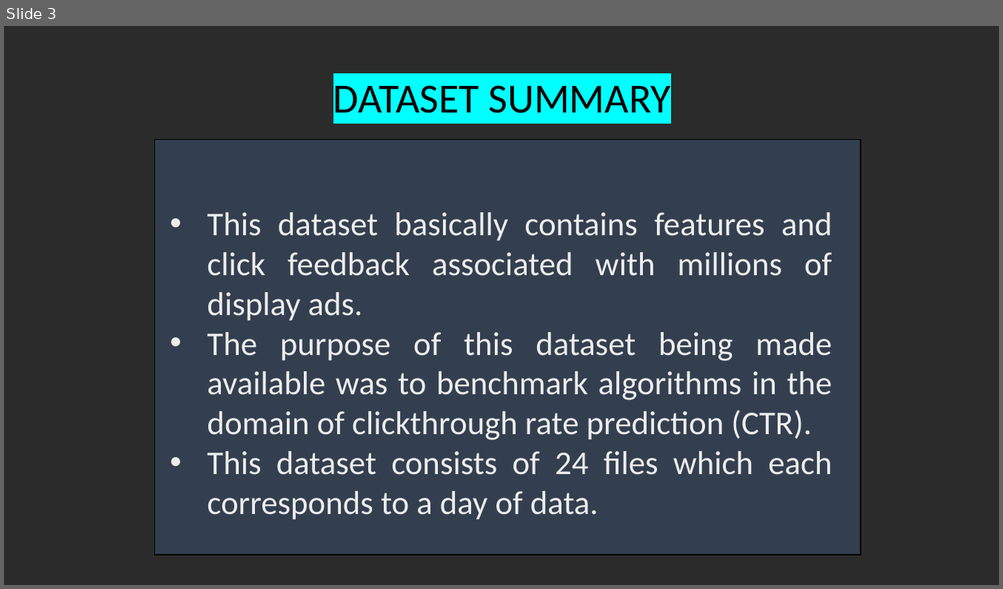
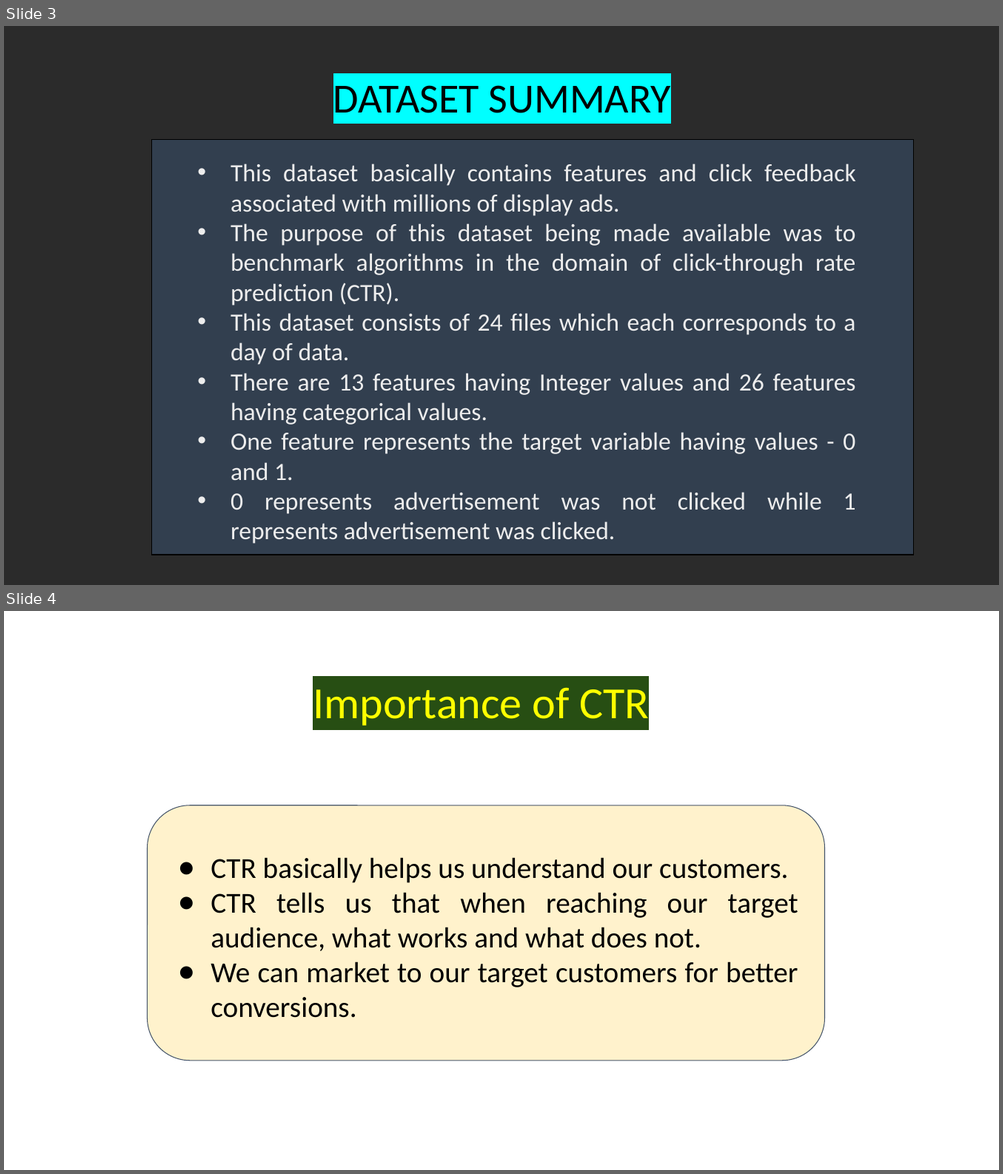
Before and after one commit to Somonnoy44/DSCI-project, a slide deck: DSCI Project Presentation Team 1 - Criteo Click Log Dataset.pptx. Shown one above the other, each under a label of ours: slide 3 before the commit, slides 3 and 4 after it. The pictures are 1003x589 and 1003x1174 pixels, drawn with LibreOffice and Linux fonts; fonts in the diff are those of the drawing; background and template pictures are left out; a plain dark background stands for a picture behind light text. Boxes give left, top, right and bottom in pixels: in the first picture for what was removed or moved away, otherwise in the second. Text is boxed around its words. In the diff, an @@ line names an element or a change of style, - is before the commit and + after.

Commit message:
Updated DSCI Project Presentation
Updated DSCI Project Presentation Team 1 - Criteo Click Log Dataset

```diff
--- a/DSCI Project Presentation Team 1 - Criteo Click Log Dataset.pptx
+++ b/DSCI Project Presentation Team 1 - Criteo Click Log Dataset.pptx
@@ slide 4 added at box(4, 611, 999, 1170), background picture (left out) @@
@@ text added at box(313, 687, 649, 726), 43 pt, text #FFFF00 @@
+Importance of CTR
@@ rounded rectangle added at box(148, 806, 825, 1061), fill #FFF2CC, outline #44546A 0.75 pt @@
@@ text added at box(210, 857, 798, 1018), 28 pt, text #000000 @@
+● CTR basically helps us understand our customers.
+● CTR tells us that when reaching our target audience, what works and what does not.
+● We can market to our target customers for better conversions.
@@ slide 3 changed as well @@
@@ rectangle: place and size @@
-rectangle at box(155, 139, 860, 555)
+rectangle at box(152, 139, 913, 555)
@@ rectangle at box(152, 139, 913, 555): fill #333F50 to #323F4F @@
@@ text "This dataset basically contains features ...": place and size @@
-text "This dataset basically contains features ..." at box(207, 212, 832, 520)
+text "This dataset basically contains features ..." at box(230, 164, 856, 544)
@@ text at box(230, 164, 856, 365): size 32 to 24 pt in "This dataset basically contains features and click ...", "This dataset consists of 24 files which ..."; indent changed @@
@@ text at box(230, 224, 856, 306): text changed; size 32 to 24 pt @@
-• The purpose of this dataset being made available was to benchmark algorithms in the domain of clickthrough rate prediction (CTR).
+• The purpose of this dataset being made available was to benchmark algorithms in the domain of click-through rate prediction (CTR).
@@ text at box(230, 373, 856, 544): paragraphs added @@
+• There are 13 features having Integer values and 26 features having categorical values.
+• One feature represents the target variable having values - 0 and 1.
+• 0 represents advertisement was not clicked while 1 represents advertisement was clicked.
```
Also in this commit, not shown: 2 other slides changed, 7 other slides added, 1 slide removed.
